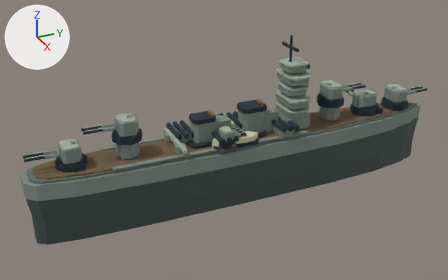
The glTF model game/public/assets/models/historic-mogami.glb as it was, and as the next commit left it.
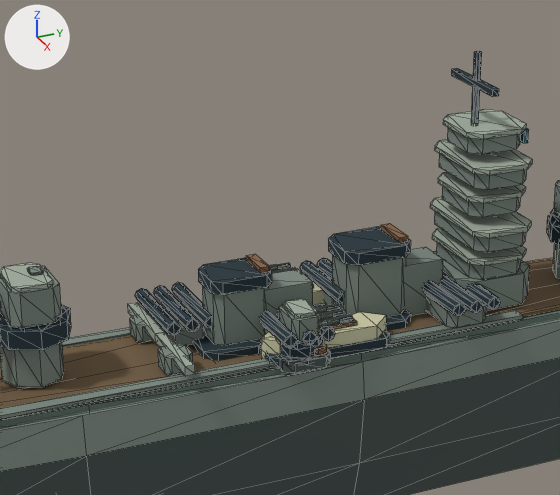
Each version is shown whole from a 50 mm lens placed at (5.03, -2.51, 2.81), pointed at (-0.06, -0.23, 0.27), then close up on the part from 26% to 72% of the width and 6% to 71% of the height. The lights are fixed; the arrows at upper left show +X, +Y and +Z. The first two pictures are the older version. The close-ups show mesh edges as thin lines. Where no turn or scale is listed for an object, it has been applied to the vertices. Vertices at exactly the same position are counted once.

The first close-up shows 'historic-mogami-historic-mogami-geometry', 'historic-mogami-historic_catapult_0.005-geometry', 'historic-mogami-historic_catapult_1-geometry', 'historic-mogami-historic_funnel_0.027-geometry', 'historic-mogami-historic_funnel_1.013-geometry', 'historic-mogami-part_bridge.026-geometry', 'historic-mogami-turret_aa_aa-starboard.026-geometry', 'historic-mogami-turret_main_3.010-geometry' and 4 more.
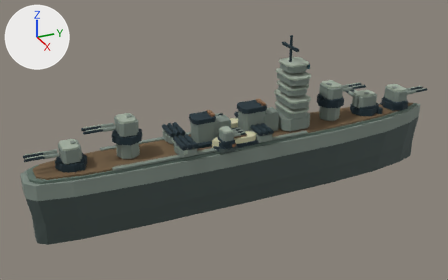
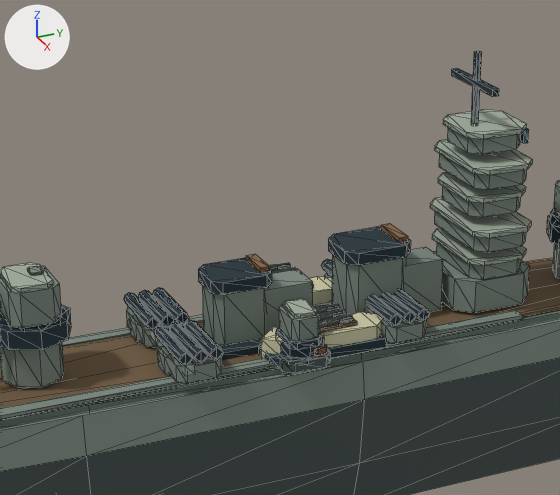
Pixel boxes (x1, y1, x2, y2) of what changed, in the close-ups (560 x 495 px):
'historic-mogami-torpedo_bank_1.002-geometry', added: after (154, 320, 223, 384)
    faces in mat_fleet_ink (dark cyan #20333b): (154, 320, 223, 366)
    faces in mat_fleet_edge_jp (grey #7f8c83): (156, 341, 221, 384)
'historic-mogami-torpedo_bank_3-geometry', added: after (365, 289, 430, 343)
    faces in mat_fleet_ink (dark cyan #20333b): (366, 289, 430, 326)
    faces in mat_fleet_edge_jp (grey #7f8c83): (365, 308, 426, 343)
'historic-mogami-torpedo_bank_0.003-geometry', added: after (124, 287, 189, 347)
    faces in mat_fleet_ink (dark cyan #20333b): (124, 287, 189, 330)
    faces in mat_fleet_edge_jp (grey #7f8c83): (126, 308, 185, 347)
'historic-mogami-torpedo_bank_2-geometry', added (mostly hidden): after (321, 259, 332, 278)
    faces in mat_fleet_ink (dark cyan #20333b): (321, 259, 332, 276)
part 1 of me_faceted_armored_hull_028, deleted: before (135, 258, 500, 348)
'historic-mogami-historic_catapult_1-geometry', unchanged, covered by the edit: before (155, 332, 195, 376); after (155, 336, 195, 376)

The edits, one by one:
me_faceted_armored_hull_028 is used by ob_historic_mogami_historic_mogami_geometry; location (0.0, 0.0, 0.0).
me_faceted_armored_hull_028 had 640 vertices, 1105 faces and spanned x -0.29..0.29, y -2.16..2.16, z -0.34..0.5.
me_faceted_armored_hull_028 now has 384 vertices, 657 faces and spans x -0.29..0.29, y -2.16..2.16, z -0.34..0.5.
me_faceted_armored_hull_028 part 1: 16 loose pieces with 256 vertices, spanning x -0.29..0.29, y -0.74..0.42, z 0.34..0.46, are deleted.
Mesh me_torpedo_launcher_base_008 is new.
It has 64 vertices, 112 faces and spans x -0.122..0.122, y -0.08..0.08, z 0.34..0.453.
Faces by material slot: [28, 84].
It uses material mat_fleet_edge_jp (grey #7f8c83).
It uses material mat_fleet_ink (dark cyan #20333b).
Mesh me_torpedo_launcher_base_006 is new.
It has 64 vertices, 112 faces and spans x -0.122..0.122, y -0.08..0.08, z 0.34..0.453.
Faces by material slot: [28, 84].
It uses material mat_fleet_edge_jp (grey #7f8c83).
It uses material mat_fleet_ink (dark cyan #20333b).
Object 'historic-mogami-torpedo_bank_3-geometry' (ob_historic_mogami_torpedo_bank_3_geometry) is new; it shows me_torpedo_launcher_base_008.
Its location is (0.157, 0.065, 0.0).
Object 'historic-mogami-torpedo_bank_2-geometry' (ob_historic_mogami_torpedo_bank_2_geometry) is new; it shows a copy of me_torpedo_launcher_base_008.
Its location is (-0.157, 0.065, 0.0).
Object 'historic-mogami-torpedo_bank_1.002-geometry' (ob_historic_mogami_torpedo_bank_1_002_geometry) is new; it shows me_torpedo_launcher_base_006.
Its location is (0.157, -0.712, 0.0).
Object 'historic-mogami-torpedo_bank_0.003-geometry' (ob_historic_mogami_torpedo_bank_0_003_geometry) is new; it shows a copy of me_torpedo_launcher_base_006.
Its location is (-0.157, -0.712, 0.0).
